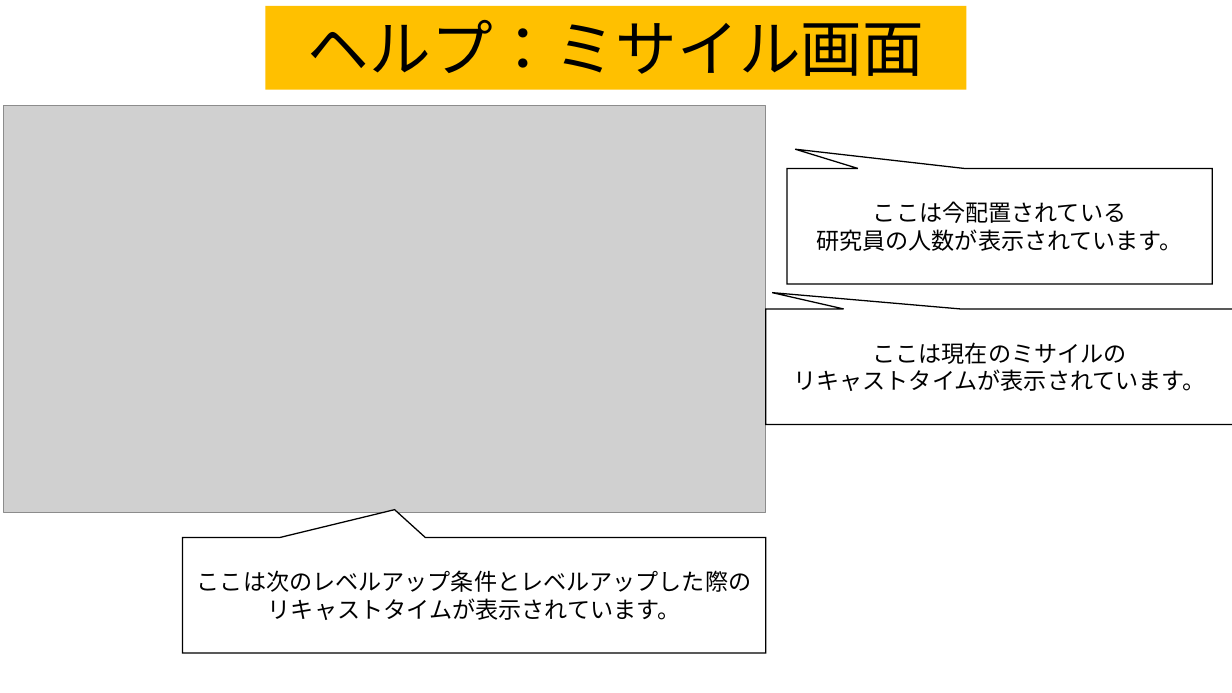
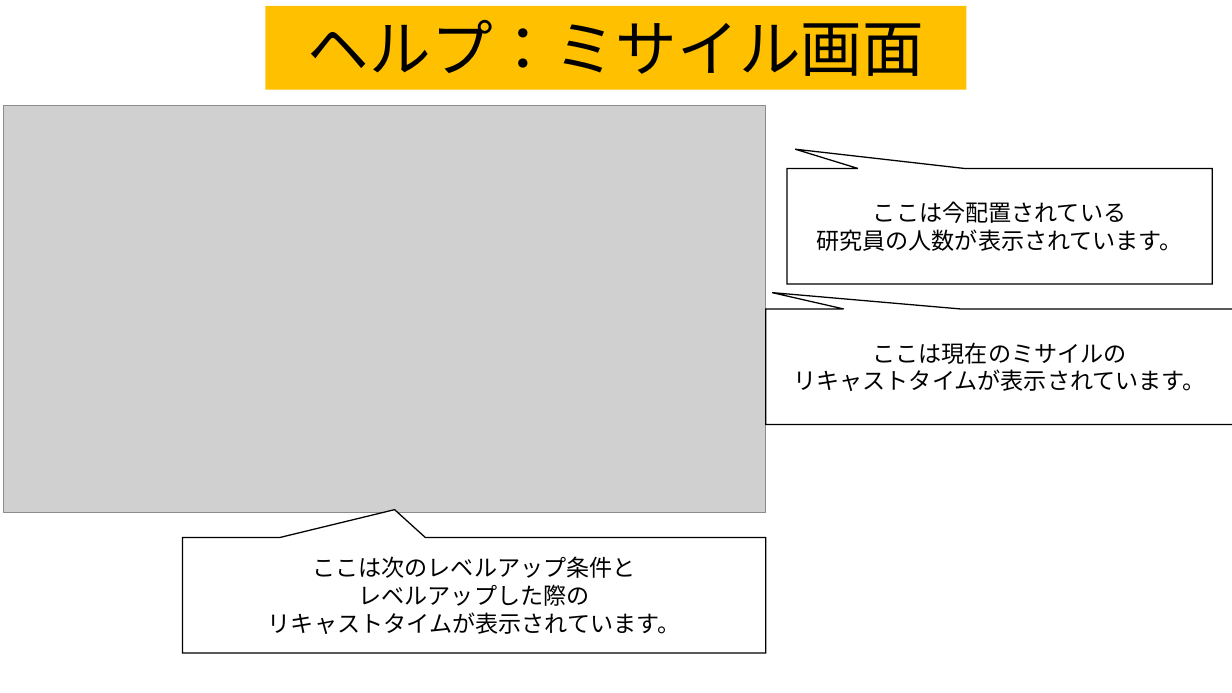
Before and after one commit to team556/team, a slide deck: slide 8 of 説明文.pptx. Drawn at 1232x693 pixels with LibreOffice and Linux fonts; fonts in the diff are those of the drawing; grey boxes stand for pictures. Boxes give left, top, right and bottom in pixels: in the first picture for what was removed or moved away, otherwise in the second. Text is boxed around its words. In the diff, an @@ line names an element or a change of style, - is before the commit and + after.

Commit message:
ヘルプ説明文の誤字訂正＆改行で読みやすくした。

```diff
--- a/説明文.pptx
+++ b/説明文.pptx
@@ text in speech box at [312,556,635,606]: text changed @@
-ここは次のレベルアップ条件とレベルアップした際の
+ここは次のレベルアップ条件と
+レベルアップした際の
```
Also in this commit, not shown: 5 other slides changed.
